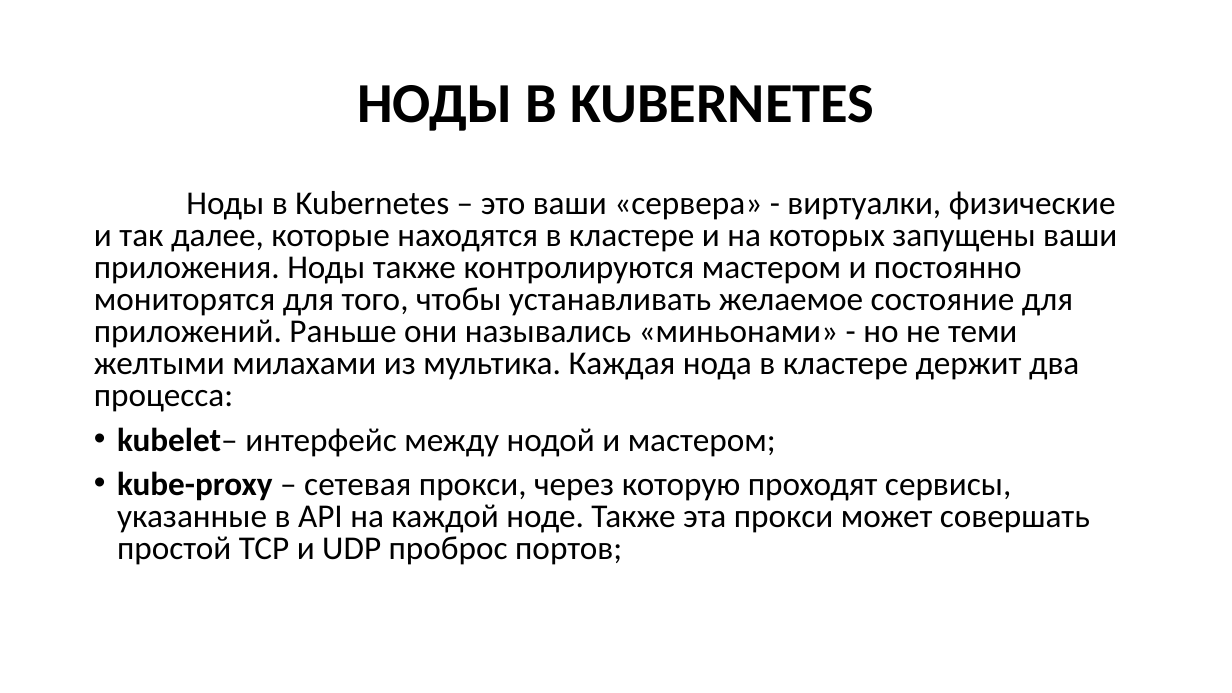
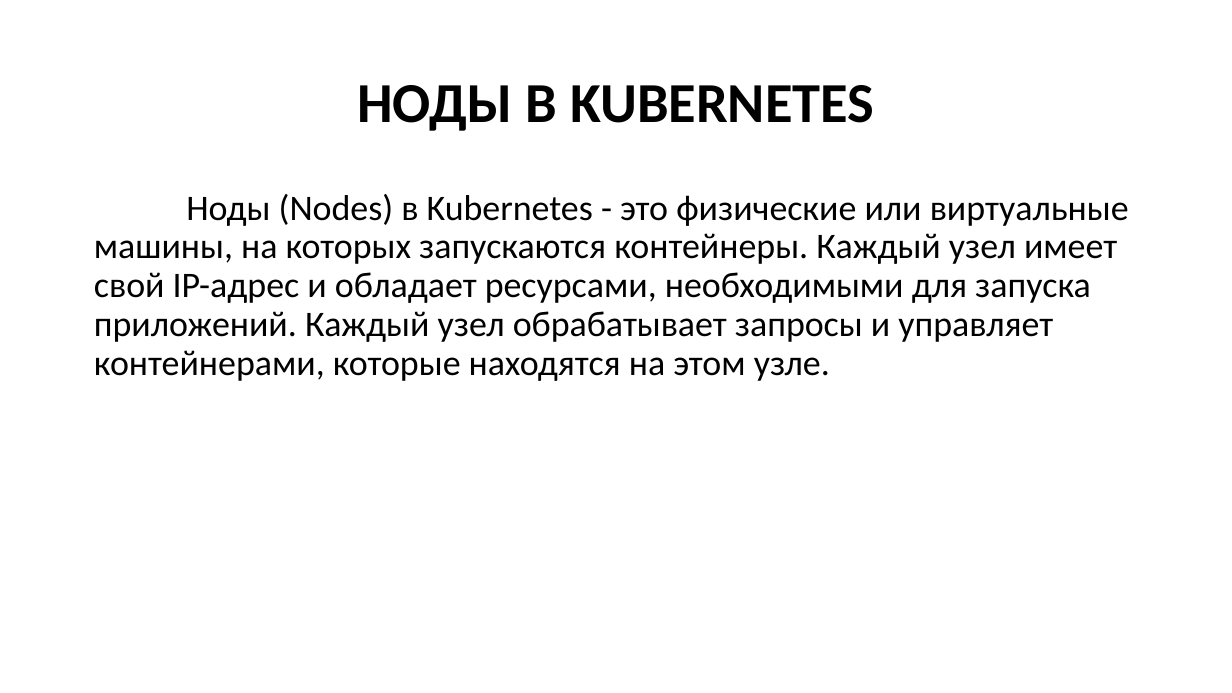
Before and after one commit to Kollekcioner47/k8s, a slide deck: slide 27 of k8s.pptx (slide 25 before the commit). Drawn at 1232x693 pixels with LibreOffice and Linux fonts; fonts in the diff are those of the drawing. Boxes give left, top, right and bottom in pixels: in the first picture for what was removed or moved away, otherwise in the second. Text is boxed around its words. In the diff, an @@ line names an element or a change of style, - is before the commit and + after.

```diff
--- a/k8s.pptx
+++ b/k8s.pptx
@@ text at [94, 194, 1129, 381]: text changed; size 25.9 to 28 pt @@
-Ноды в Kubernetes – это ваши «сервера» - виртуалки, физические и так далее, которые находятся в кластере и на которых запущены ваши приложения. Ноды также контролируются мастером и постоянно мониторятся для того, чтобы устанавливать желаемое состояние для приложений. Раньше они назывались «миньонами» - но не теми желтыми милахами из мультика. Каждая нода в кластере держит два процесса:
-• kubelet– интерфейс между нодой и мастером;
-• kube-proxy – сетевая прокси, через которую проходят сервисы, указанные в API на каждой ноде. Также эта прокси может совершать простой TCP и UDP проброс портов;
+Ноды (Nodes) в Kubernetes - это физические или виртуальные машины, на которых запускаются контейнеры. Каждый узел имеет свой IP-адрес и обладает ресурсами, необходимыми для запуска приложений. Каждый узел обрабатывает запросы и управляет контейнерами, которые находятся на этом узле.
```
Also in this commit, not shown: 4 other slides changed, 51 slides added, 5 slides removed.
